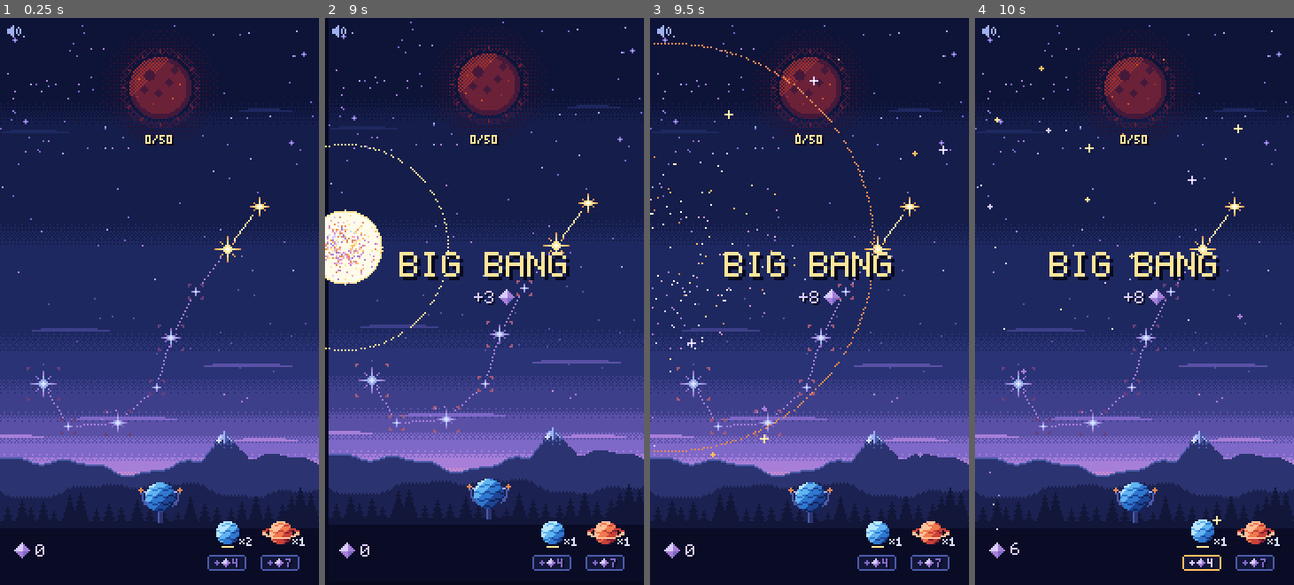
Above: before the commit, frames 1-4 (left to right).
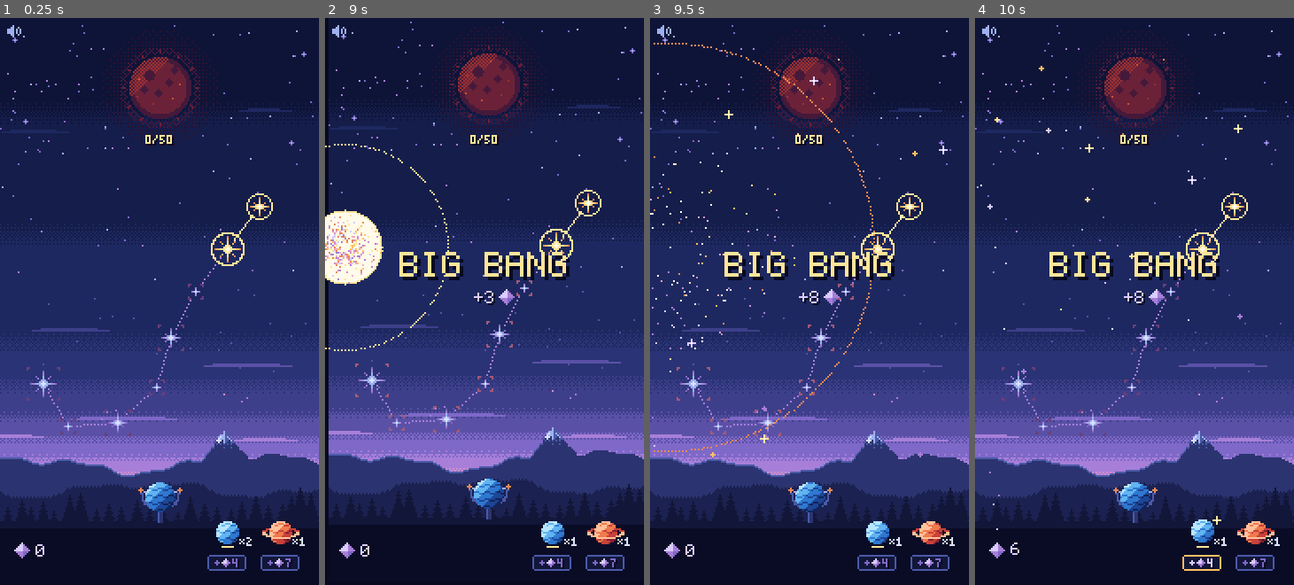
Above: after the commit, the same moments.

Repository: mrafael1/DustInSpace
Game: Godot game, scene res://game/scenes/main.tscn
Same seed, same stepped clock (60 frames per second), same inputs: the game is played once before the commit and once after it.
Inputs (mouse positions are in pixels of both pictures, inside the frame that each line leads up to):
- Up to frame 1 (0.25 s): no input
- Up to frame 2 (9 s): tap Enter at 0.5 s; move the mouse to (554, 273) at 0.52 s; hold Shift 0.53-1.25 s; click (554, 273) at 0.67 s; drag from (420, 329) to (468, 414) at 1.27 s; move the mouse to (516, 176) at 2.02 s; tap Ctrl at 2.1 s; click (516, 176) at 2.17 s; drag from (468, 414) to (388, 216) at 2.77 s; move the mouse to (580, 386) at 3.52 s; tap B at 3.6 s; click (580, 386) at 3.67 s; drag from (388, 216) to (436, 159) at 4.27 s; move the mouse to (500, 301) at 5.02 s; tap Alt at 5.1 s; click (500, 301) at 5.17 s; drag from (436, 159) to (420, 329) at 5.77 s; move the mouse to (554, 273) at 6.52 s; tap L at 6.6 s; click (554, 273) at 6.67 s; drag from (420, 329) to (468, 414) at 7.27 s; move the mouse to (516, 176) at 8.02 s; hold Shift 8.03-8.75 s; click (516, 176) at 8.17 s; drag from (468, 414) to (388, 216) at 8.77 s
- Up to frame 3 (9.5 s): no input
- Up to frame 4 (10 s): move the mouse to (1230, 386) at 9.52 s; tap Ctrl at 9.6 s; click (1230, 386) at 9.67 s

The runs differ from the first frame. In frame 1, 0.2% of the frame differs, in the area x 66-86%, y 30-44%; in frame 2, 0.2%; in frame 3, 0.2%; in frame 4, 0.2%.

Commit message:
feat: a lit landmark shows its star's colours inside a solid C1 ring
With stars coloured by size (#44), gold no longer means lit: a lit big
landmark would be blue-white, close to the unlit cool colours. The ring now
says lit, whatever the size's colour, and the unlit cool map covers the
blue-white ramp too, so every size keeps its shading.

Co-Authored-By: Claude Opus 5.5 <noreply@anthropic.com>
Claude-Session: https://claude.ai/code/session_01ASnDPR9SCSabzXswq9efCT

Diff:
--- a/game/scenes/constellation_view.gd
+++ b/game/scenes/constellation_view.gd
@@ -1,12 +1,13 @@
 class_name ConstellationView
 extends Node2D
 ## Draws the Scorpio map (#40) under the stars. Each landmark is drawn with the star art of its
-## size, so a small, medium or big landmark reads like the sky star it can stand in for: cool
-## (unlit, usable in a combo) or gold (lit). Strings between two lit landmarks glow C1 with a C0
-## glint running along them; strings still to form are dotted N8. An unlit landmark, which can be
-## picked, also has four small corner brackets in the dim halo tones (C4/C5, swapping every
-## CUE_STEP): a quiet "you can pick this" that background stars and lit landmarks never show. While a link is traced, the
-## landmarks in it show gold and the strings it would form are dashed C2. Owns no rules:
+## size, so a small, medium or big landmark reads like the sky star it can stand in for. Unlit
+## (usable in a combo), the art is mapped onto cool colours, and four small corner brackets in the
+## dim halo tones (C4/C5, swapping every CUE_STEP) say "you can pick this". Lit, it shows the art's
+## own colours (whatever colour its size has) inside a solid C1 ring: the ring, not the star's
+## colour, is what says lit. Strings between two lit landmarks glow C1 with a C0 glint running
+## along them; strings still to form are dotted N8. While a link is traced, the landmarks in it
+## show lit and the strings it would form are dashed C2. Owns no rules:
 ## RunState says what's lit. Draws nothing without the map.
 ## Completion plays the constellation like an instrument once every payout has landed (the Sky
 ## waits): string by string from the bottom of the sky to the top, each flashing C0 and vibrating
@@ -41,8 +42,15 @@
 const VIBRATE_TIME: float = 0.5
 const VIBRATE_AMPLITUDE: float = 2.0
 const VIBRATE_CYCLES: float = 3.0
-## Unlit landmarks: the star art's gold ramp mapped onto cool colours, step for step.
-const COOL: Dictionary = {"fffbea": Palette.M6, "ffe59a": Palette.M5, "ffc062": Palette.N8, "e88a57": Palette.N7}
+## Unlit landmarks: the star art's colours mapped onto cool ones, step for step. The warm ramp
+## (C0-C3) and the big star's blue-white one (M6-M4) both land here, so every size keeps its shading.
+const COOL: Dictionary = {
+	"fffbea": Palette.M6, "ffe59a": Palette.M5, "ffc062": Palette.N8, "e88a57": Palette.N7,
+	"d9e2ff": Palette.M5, "9fb0ee": Palette.N8, "4a5aa8": Palette.N7,
+}
+## A lit landmark's ring: solid C1, this far out from the star art's edge. (A sky star's selection
+## ring is dashed and further out, so they don't read alike.)
+const LIT_RING_GAP: int = 2
 
 var _run: RunState
 var _time: float = 0.0
@@ -287,12 +295,23 @@
 	return dots
 
 
-## A landmark's pixels: gold when lit or in the link being traced, cool otherwise.
-static func landmark_dots(art: Dictionary, gold: bool) -> Dictionary[Vector2i, Color]:
+## A landmark's pixels: the art's own colours when lit or in the link being traced, cool otherwise.
+static func landmark_dots(art: Dictionary, lit: bool) -> Dictionary[Vector2i, Color]:
 	var dots: Dictionary[Vector2i, Color] = {}
 	for d: Vector2i in art:
 		var c: Color = art[d]
-		dots[d] = c if gold else COOL.get(c.to_html(false), Palette.N7)
+		dots[d] = c if lit else COOL.get(c.to_html(false), Palette.N7)
+	return dots
+
+
+## The lit ring around a landmark of `size`: a solid 1 px circle, as offsets from its centre.
+static func lit_ring_pixels(size: int) -> Array[Vector2i]:
+	var radius: int = StarView.half_extent(size as Star.Size) + LIT_RING_GAP
+	var dots: Array[Vector2i] = []
+	for dy: int in range(-radius - 1, radius + 2):
+		for dx: int in range(-radius - 1, radius + 2):
+			if roundi(sqrt(dx * dx + dy * dy)) == radius:
+				dots.append(Vector2i(dx, dy))
 	return dots
 
 
@@ -345,10 +364,13 @@
 		var colour: Color = Palette.C4 if cue_frame() == 1 else Palette.C5
 		for d: Vector2i in cue_pixels(Scorpio.SIZES[index]):
 			_dot(Scorpio.LANDMARKS[index] + d, colour)
-	var gold: bool = _run.scorpio.is_lit(index) or _selected.has(index)
+	var lit: bool = _run.scorpio.is_lit(index) or _selected.has(index)
 	var art: Dictionary = _art[Scorpio.SIZES[index]]
 	var flash: bool = index == _flash_landmark and _flash_left > 0.0
-	var dots: Dictionary[Vector2i, Color] = landmark_dots(art, gold)
+	if lit:
+		for d: Vector2i in lit_ring_pixels(Scorpio.SIZES[index]):
+			_dot(Scorpio.LANDMARKS[index] + d, Palette.C0 if flash else Palette.C1)
+	var dots: Dictionary[Vector2i, Color] = landmark_dots(art, lit)
 	for d: Vector2i in dots:
 		_dot(Scorpio.LANDMARKS[index] + d, Palette.C0 if flash else dots[d])
 
--- a/tests/test_scorpio_view.gd
+++ b/tests/test_scorpio_view.gd
@@ -45,7 +45,7 @@
 	assert_true(run.scorpio.is_built(1))
 
 
-func test_tracing_shows_the_landmark_gold_and_the_string_it_would_form() -> void:
+func test_tracing_shows_the_landmark_lit_and_the_string_it_would_form() -> void:
 	var a: Star = _star(Star.Size.SMALL, Vector2i(30, 100))
 	var b: Star = _star(Star.Size.SMALL, Vector2i(50, 100))
 	_tap(a.position)
@@ -112,6 +112,26 @@
 		for c: Color in cool.values():
 			assert_true(c in [Palette.M6, Palette.M5, Palette.N8, Palette.N7], "cool while unlit")
 	assert_gt(ConstellationView.star_pixels(Star.Size.BIG).size(), ConstellationView.star_pixels(Star.Size.SMALL).size())
+
+
+func test_a_lit_landmark_keeps_its_arts_colours_inside_a_solid_c1_ring() -> void:
+	for size: int in 3:
+		var art: Dictionary[Vector2i, Color] = ConstellationView.star_pixels(size)
+		assert_eq(ConstellationView.landmark_dots(art, true), art, "lit: the size's own colours")
+		var ring: Array[Vector2i] = ConstellationView.lit_ring_pixels(size)
+		var radius: int = StarView.half_extent(size as Star.Size) + ConstellationView.LIT_RING_GAP
+		assert_gt(ring.size(), 4 * radius, "a closed circle, not dashes")
+		for p: Vector2i in ring:
+			assert_eq(roundi(Vector2(p).length()), radius)
+			assert_false(art.has(p), "clear of the star")
+			assert_false(ConstellationView.cue_pixels(size).has(p), "not where the unlit cue sits")
+
+
+func test_blue_white_art_maps_to_cool_colours_while_unlit() -> void:
+	# The big star's size colours (M6-M4, #44) keep their steps when an unlit landmark cools them.
+	var art: Dictionary[Vector2i, Color] = {Vector2i(0, 0): Palette.C0, Vector2i(1, 0): Palette.M6, Vector2i(2, 0): Palette.M5, Vector2i(3, 0): Palette.M4}
+	var cool: Dictionary[Vector2i, Color] = ConstellationView.landmark_dots(art, false)
+	assert_eq(cool.values(), [Palette.M6, Palette.M5, Palette.N8, Palette.N7])
 
 
 func test_a_full_sun_ignites_then_starts_again_and_its_stars_shine_their_dust() -> void:
@@ -208,12 +228,12 @@
 
 
 func test_unlit_landmarks_show_the_selectable_cue_and_lit_ones_dont() -> void:
-	assert_false(constellation.shows_cue(0), "the head is lit: it keeps its gold, no cue")
+	assert_false(constellation.shows_cue(0), "the head is lit: its ring, no cue")
 	assert_true(constellation.shows_cue(2), "unlit: it can be picked")
 	var a: Star = _star(Star.Size.SMALL, Vector2i(90, 150))
 	_tap(a.position)
 	_tap(Scorpio.LANDMARKS[2])
-	assert_false(constellation.shows_cue(2), "in the link it shows gold instead")
+	assert_false(constellation.shows_cue(2), "in the link it shows lit instead")
 	_tap(Vector2i(170, 240))
 	run.scorpio.lit[2] = true
 	assert_false(constellation.shows_cue(2), "lit: no cue")
